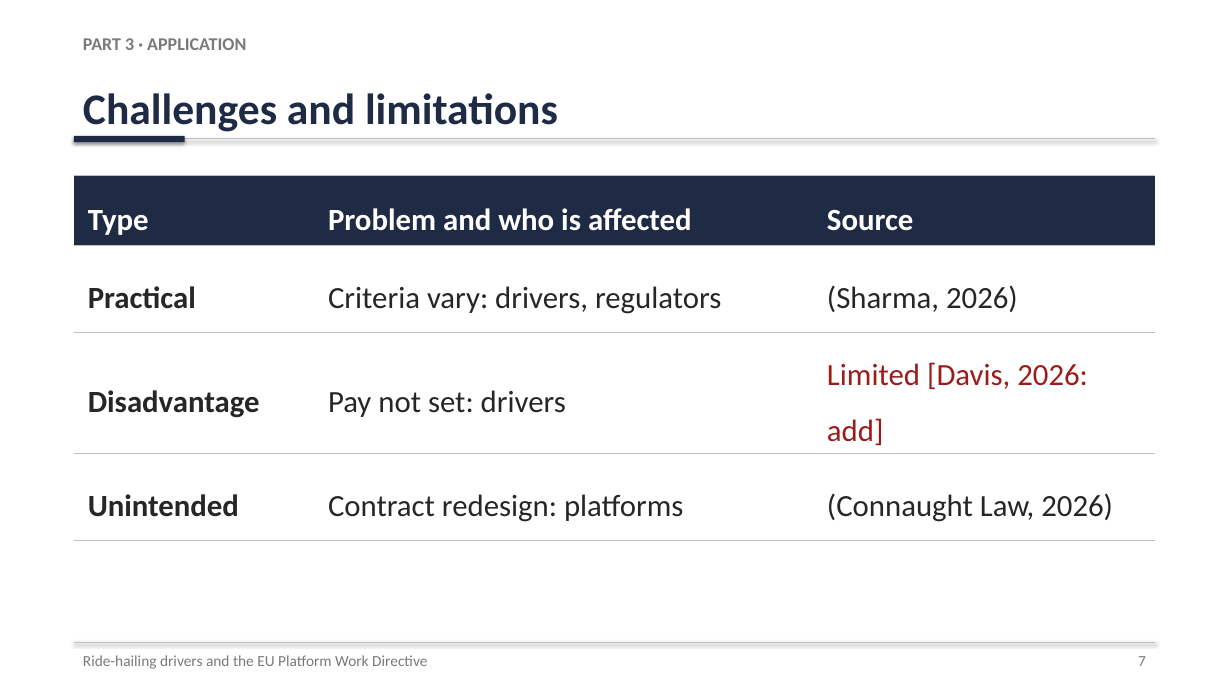
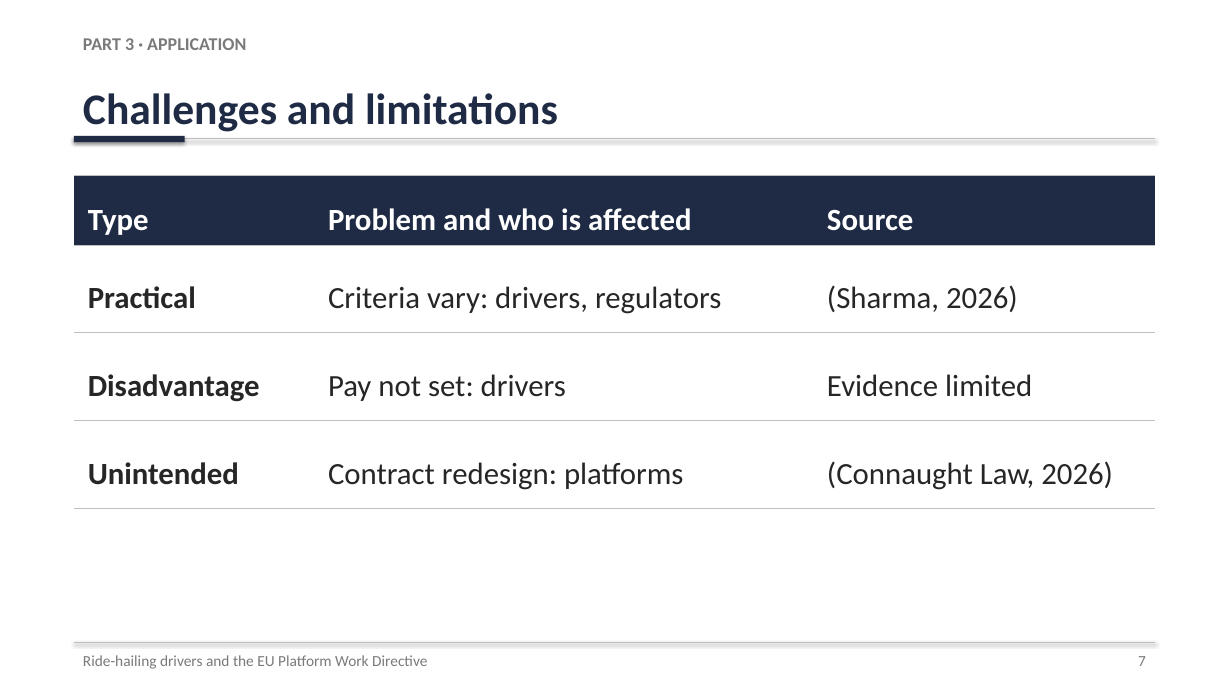
Before and after one commit to karanrg22-svg/skill, a slide deck: slide 7 of Ride-Hailing_Presentation.pptx. Drawn at 1232x693 pixels with LibreOffice and Linux fonts; fonts in the diff are those of the drawing. Boxes give left, top, right and bottom in pixels: in the first picture for what was removed or moved away, otherwise in the second. Text is boxed around its words. In the diff, an @@ line names an element or a change of style, - is before the commit and + after.

```diff
--- a/Ride-Hailing_Presentation.pptx
+++ b/Ride-Hailing_Presentation.pptx
@@ table at (x1=74, y1=176, x2=1155, y2=508) @@
-row 3, column 3: Limited [Davis, 2026: add]
+row 3, column 3: Evidence limited
```
Also in this commit, not shown: 3 other slides changed, 1 slide added.
